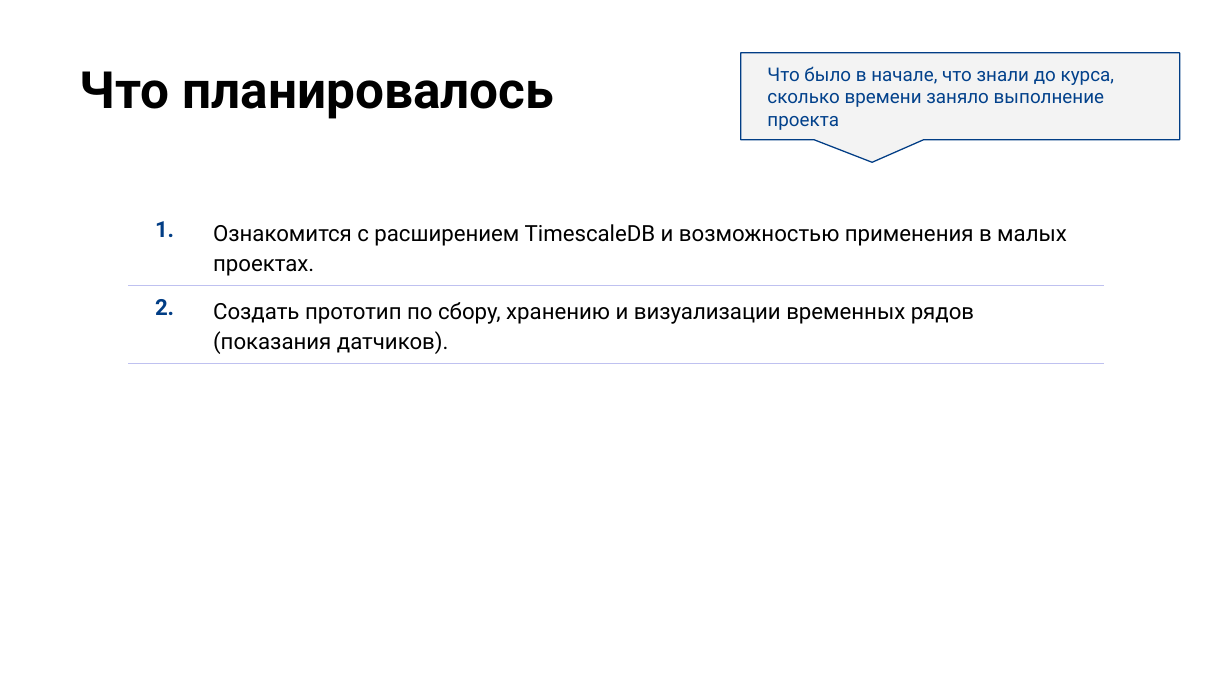
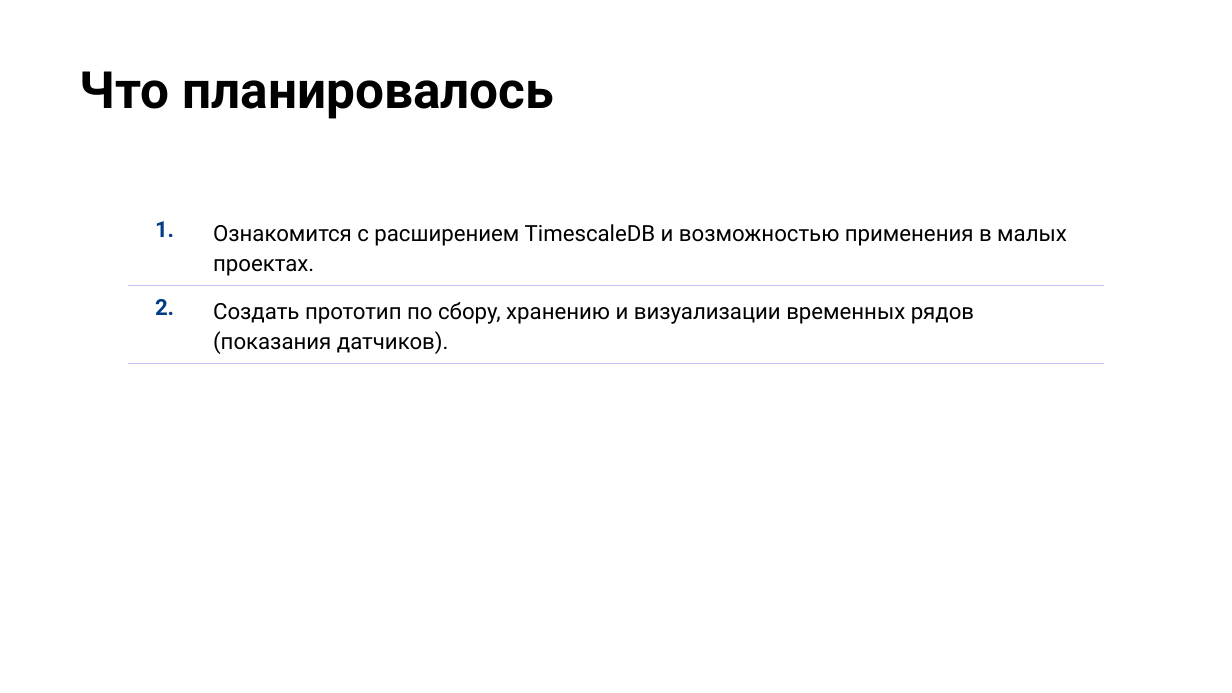
Before and after one commit to pssukhotyu/otus, a slide deck: slide 6 of project/Презентация.pptx. Drawn at 1232x693 pixels with LibreOffice and Linux fonts; fonts in the diff are those of the drawing; background and template pictures are left out. Boxes give left, top, right and bottom in pixels: in the first picture for what was removed or moved away, otherwise in the second. Text is boxed around its words. In the diff, an @@ line names an element or a change of style, - is before the commit and + after.

Commit message:
Финальный проект. Исправления.

```diff
--- a/project/Презентация.pptx
+++ b/project/Презентация.pptx
@@ speech box removed at [740,53,1179,140] @@
-Что было в начале, что знали до курса, сколько времени заняло выполнение проекта
```
Also in this commit, not shown: 4 other slides changed, 1 slide added, 1 slide removed, 5 other files.
